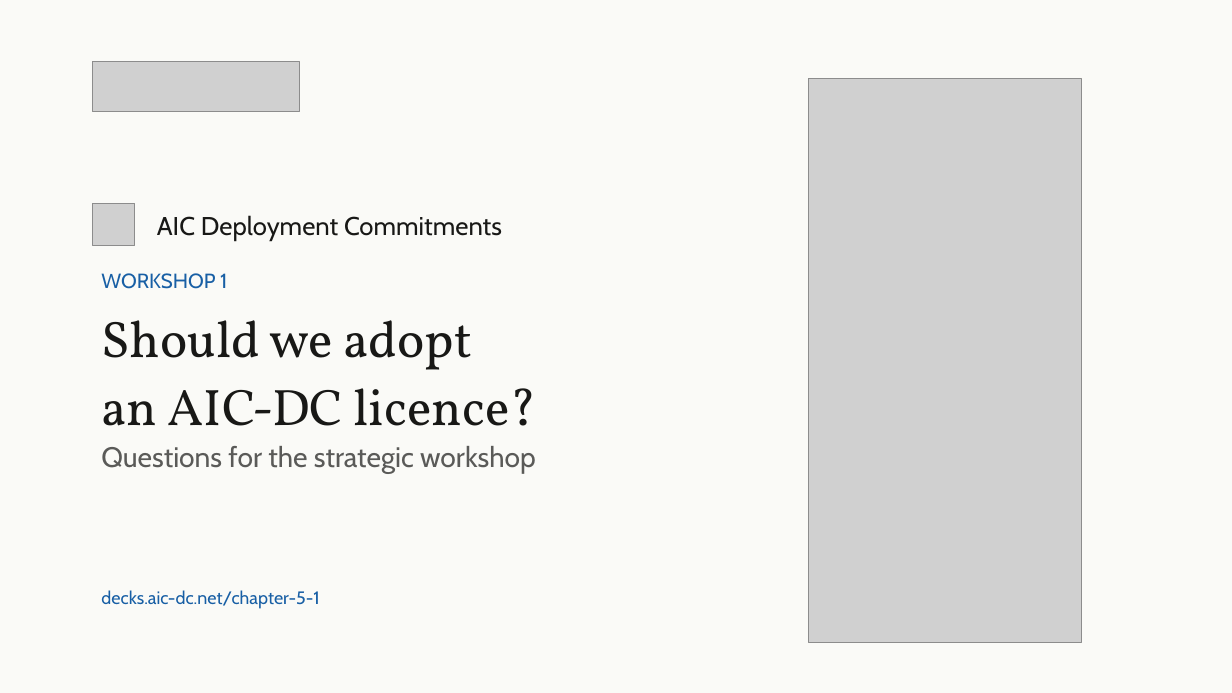
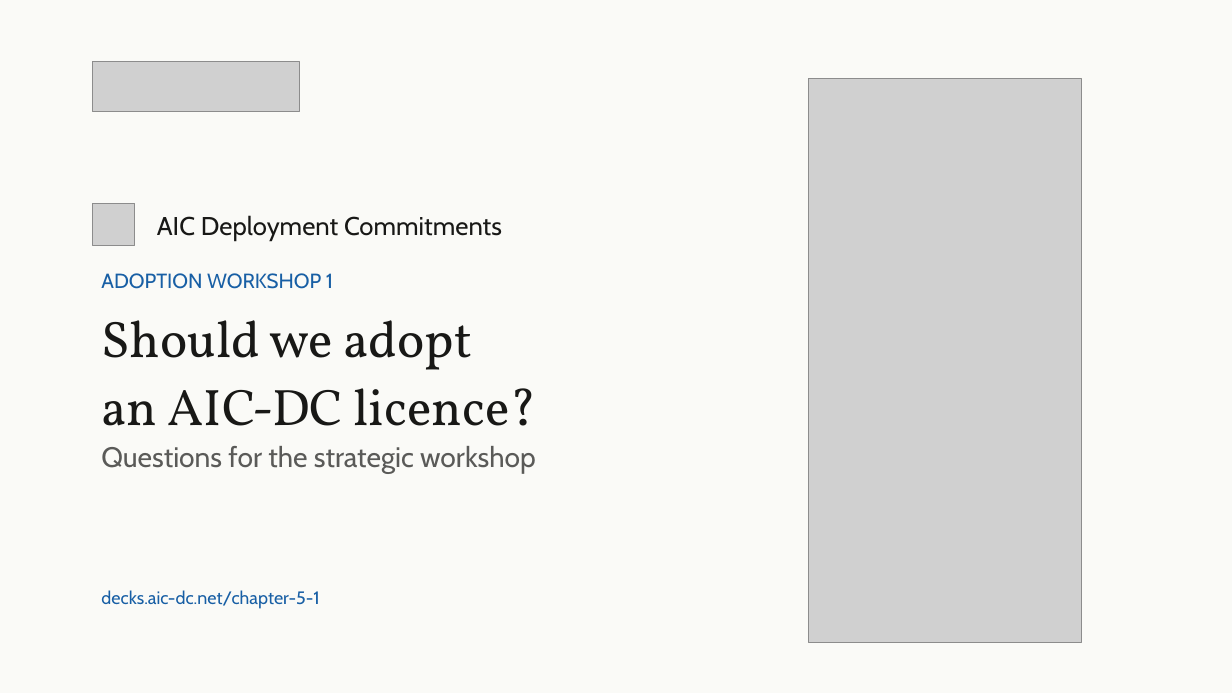
Before and after one commit to emlenartowicz/aic-dc-decks, a slide deck: slide 1 of chapter-5-1/chapter-5-1.pptx. Drawn at 1232x693 pixels with LibreOffice and Linux fonts; fonts in the diff are those of the drawing; grey boxes stand for pictures. Boxes give left, top, right and bottom in pixels: in the first picture for what was removed or moved away, otherwise in the second. Text is boxed around its words. In the diff, an @@ line names an element or a change of style, - is before the commit and + after.

```diff
--- a/chapter-5-1/chapter-5-1.pptx
+++ b/chapter-5-1/chapter-5-1.pptx
@@ text at (x1=101, y1=273, x2=333, y2=289): text changed @@
-WORKSHOP 1
+ADOPTION WORKSHOP 1
```
Also in this commit, not shown: 22 other slides changed, 11 other files.
